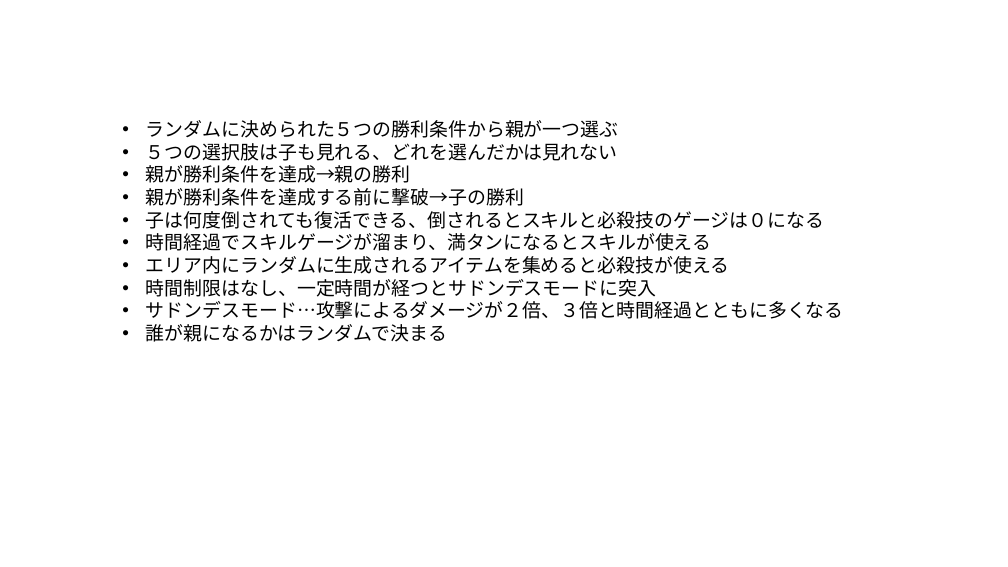
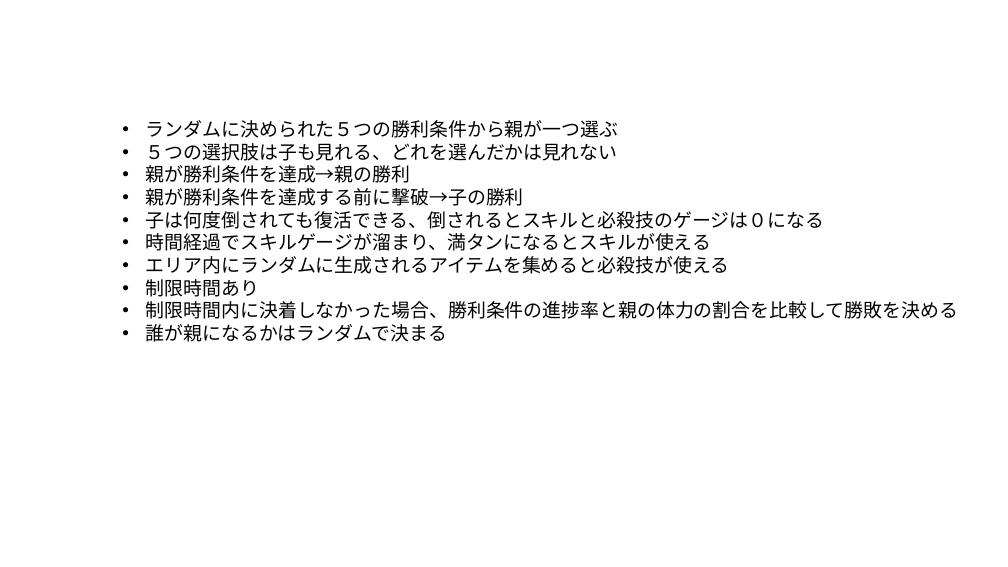
Before and after one commit to soushi1116/Employment, a slide deck: slide 1 of 仕様書/ゲームルール.pptx. Drawn at 1008x567 pixels with LibreOffice and Linux fonts; fonts in the diff are those of the drawing. Boxes give left, top, right and bottom in pixels: in the first picture for what was removed or moved away, otherwise in the second. Text is boxed around its words. In the diff, an @@ line names an element or a change of style, - is before the commit and + after.

```diff
--- a/仕様書/ゲームルール.pptx
+++ b/仕様書/ゲームルール.pptx
@@ text at [146, 279, 958, 319]: text changed @@
-• 時間制限はなし、一定時間が経つとサドンデスモードに突入
-• サドンデスモード…攻撃によるダメージが２倍、３倍と時間経過とともに多くなる
+• 制限時間あり
+• 制限時間内に決着しなかった場合、勝利条件の進捗率と親の体力の割合を比較して勝敗を決める
```
Also in this commit, not shown: 2 other files.
